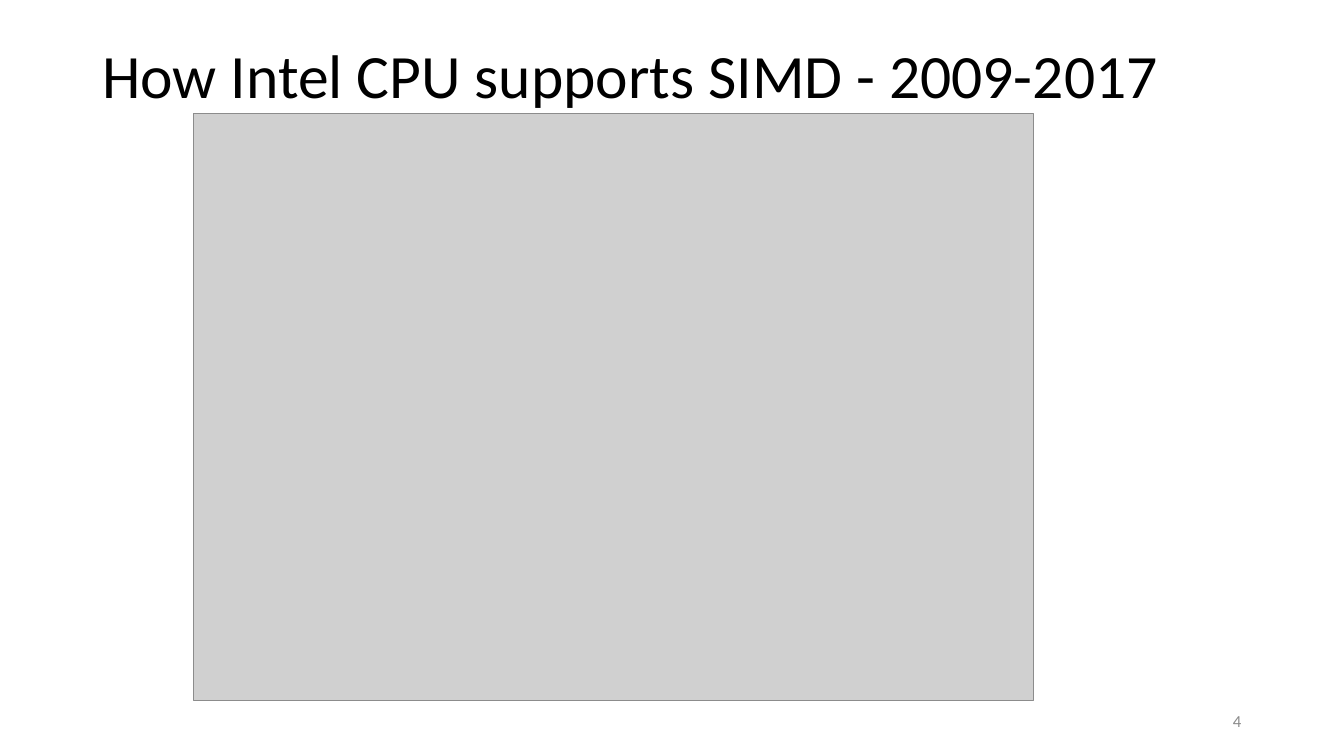
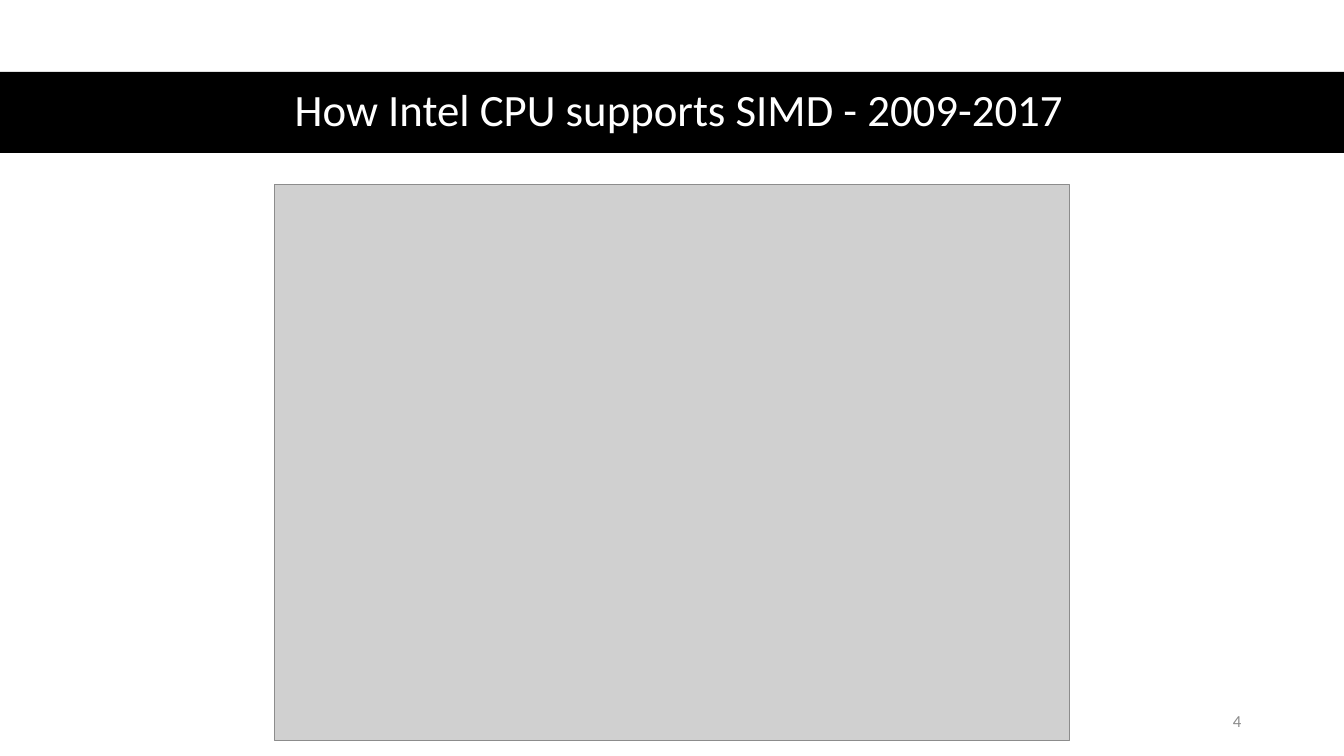
Before and after one commit to lucshi/Lecture_SIMD, a slide deck: slide 4 of lecture.pptx. Drawn at 1344x756 pixels with LibreOffice and Linux fonts; fonts in the diff are those of the drawing; grey boxes stand for pictures. Boxes give left, top, right and bottom in pixels: in the first picture for what was removed or moved away, otherwise in the second. Text is boxed around its words. In the diff, an @@ line names an element or a change of style, - is before the commit and + after.

```diff
--- a/lecture.pptx
+++ b/lecture.pptx
@@ rectangle added at <box>0,72,1344,153</box>, fill #000000 @@
@@ text "How Intel CPU supports SIMD ...": place and size @@
-text "How Intel CPU supports SIMD ..." at <box>102,55,1157,108</box>
+text "How Intel CPU supports SIMD ..." at <box>295,95,1062,134</box>
@@ text "How Intel CPU supports SIMD ..." at <box>295,95,1062,134</box>: size 44 to 32 pt, text colour #000000 to #FFFFFF; alignment left to centre; more space between paragraphs; vertical alignment top to middle @@
@@ picture: place and size @@
-picture at <box>194,113,1033,701</box>
+picture at <box>274,185,1069,741</box>
@@ page number at <box>1233,716,1241,727</box>: more space between paragraphs @@
```
Also in this commit, not shown: 20 other slides changed, 18 slides added, 9 slides removed.
